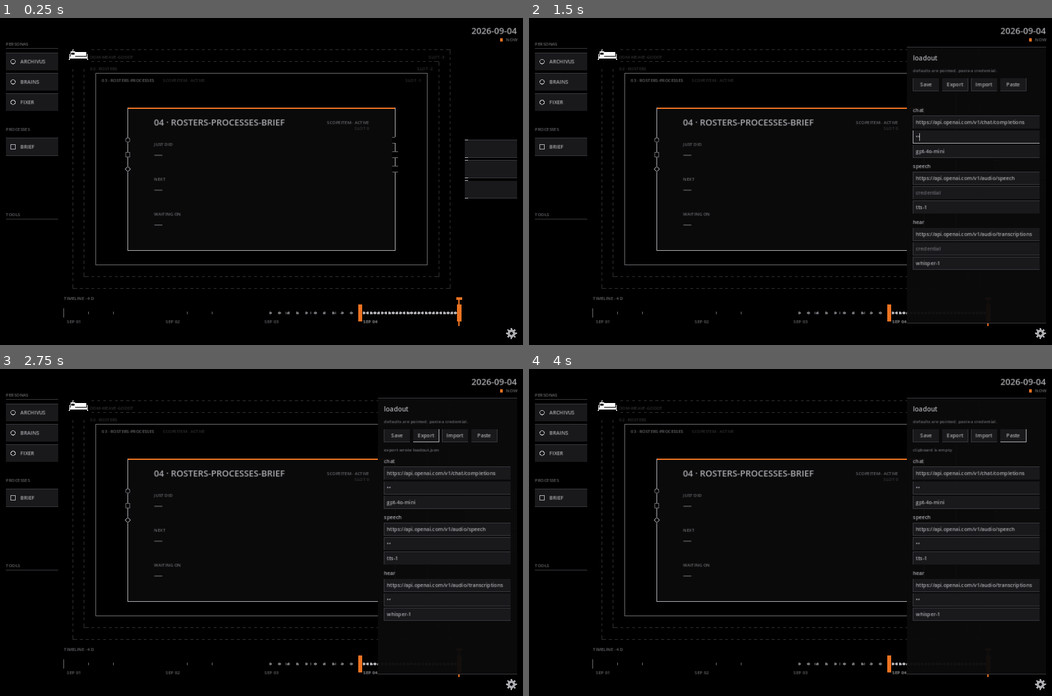
Above: before the commit, frames 1-4 (two rows, left to right).
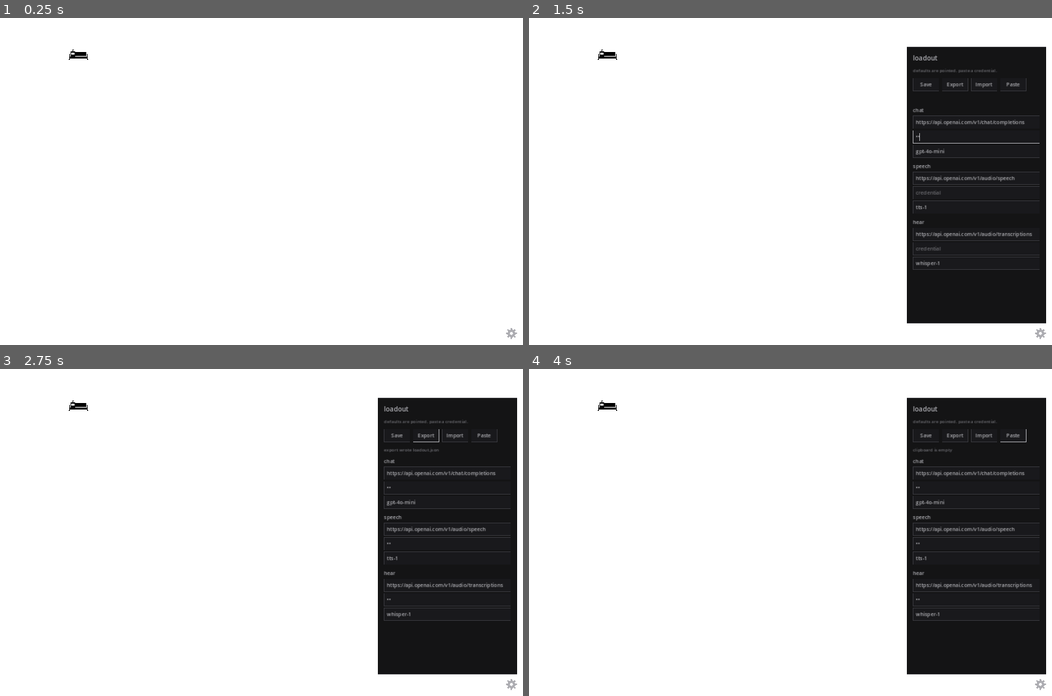
Above: after the commit, the same moments.

Repository: AutomatedPOS/loom-weave-godot
Game: Godot game, scene res://weave/Main.tscn
Two runs of this game, one before a commit and one after it. Both use one fixed random seed, a clock stepped at 60 frames per second and the inputs below.
Inputs (mouse positions are in pixels of both pictures, inside the frame that each line leads up to):
- Up to frame 1 (0.25 s): no input
- Up to frame 2 (1.5 s): click (1041, 331) at 0.5 s; click (978, 135) at 1.27 s; type "12" at 1.35 s
- Up to frame 3 (2.75 s): click (449, 542) at 1.5 s; type "12" at 1.58 s; click (449, 601) at 1.73 s; type "12" at 1.82 s; click "Export" at 2 s
- Up to frame 4 (4 s): click "Import" at 2.75 s; click "Paste" at 3.5 s

The runs differ from the first frame. In frame 1, 100% of the frame differs, in the area x 0-100%, y 0-100%; in frame 2, 77%; in frame 3, 77%; in frame 4, 77%.

Commit message:
Show one black bench on the white field.
Light-mode absence. No tap shell. Did not touch ACCENT.

Diff:
--- a/project.godot
+++ b/project.godot
@@ -4,7 +4,7 @@
 [application]
 
 config/name="loom-weave-godot"
-config/description="First weave. Monitor on a black backdrop. Gear opens the loadout."
+config/description="First weave. Monitor on a white field. Gear opens the loadout."
 run/main_scene="res://weave/Main.tscn"
 config/features=PackedStringArray("4.3")
 config/icon="res://icon.svg"
@@ -20,4 +20,4 @@
 [rendering]
 
 renderer/rendering_method="gl_compatibility"
-environment/defaults/default_clear_color=Color(0, 0, 0, 1)
+environment/defaults/default_clear_color=Color(1, 1, 1, 1)
--- a/weave/Canvas.gd
+++ b/weave/Canvas.gd
@@ -44,7 +44,6 @@
 var _scrub := NOW                  # days from the scale's start, or NOW
 var _bench_tex: Array[Texture2D] = []
 var _bench_fill := 1               # part-filled: one bot in, two holes
-var _bench_open := false
 
 # Geometry, rebuilt by _layout().
 var _field := Rect2()
@@ -57,7 +56,6 @@
 var _sockets: Dictionary = {}      # kind -> Vector2, on the seat's left edge
 var _timeline := Rect2()
 var _bench_rect := Rect2()
-var _work_rect := Rect2()
 
 # Pointer.
 var _press := Vector2.INF
@@ -152,14 +150,6 @@
 	return _bench_rect
 
 
-func work_rect() -> Rect2:
-	return _work_rect if _bench_open else Rect2()
-
-
-func bench_open() -> bool:
-	return _bench_open
-
-
 ## What is docked on the seat: kind -> name.
 func docked() -> Dictionary:
 	return _docked.get(seat_guid(), {}).duplicate()
@@ -184,10 +174,6 @@
 ## A tap at a point. Looks, never moves.
 func tap(point: Vector2) -> void:
 	if _bench_rect.has_point(point):
-		_bench_open = not _bench_open
-		queue_redraw()
-		return
-	if _bench_open and _work_rect.has_point(point):
 		return
 	var tile := _tile_at(point)
 	if not tile.is_empty():
@@ -461,16 +447,8 @@
 
 
 func _layout_bench() -> void:
-	# Upper-left of the field, left of the seat. Expands down into a
-	# small flowchart rect: the opened shell, not a second window.
 	var g := float(LoomTokens.GLYPH_TILE)
 	_bench_rect = Rect2(_field.position.x + LoomTokens.SPACE_2, _field.position.y + LoomTokens.SPACE_2, g, g)
-	_work_rect = Rect2(
-		_bench_rect.position.x,
-		_bench_rect.end.y + LoomTokens.SPACE_2,
-		LoomTokens.WORK_BOX_W,
-		LoomTokens.WORK_BOX_H
-	)
 
 
 func _load_bench_skins() -> void:
@@ -492,16 +470,7 @@
 	if _error != "":
 		draw_string(font, Vector2(LoomTokens.INSET, LoomTokens.INSET + LoomTokens.TEXT_MD), _error, HORIZONTAL_ALIGNMENT_LEFT, -1, LoomTokens.TEXT_MD, LoomTokens.DIM)
 		return
-	_draw_frames(font)
-	_draw_tiles(font)
-	_draw_seat(font)
-	_draw_docks(font)
-	_draw_rails(font)
-	_draw_ports()
-	_draw_clock(font)
-	_draw_timeline(font)
 	_draw_bench()
-	_draw_carry(font)
 
 
 ## Ancestors, outermost first. Only the innermost is one slot back and
@@ -674,21 +643,14 @@
 	draw_rect(Rect2(cx - LoomTokens.SPACE_2, tl.position.y - 2 * LoomTokens.SPACE_2, 2 * LoomTokens.SPACE_2, LoomTokens.SPACE_2), LoomTokens.ACCENT)
 
 
-## Locked inner skin (bible 4.3). Tap opens the process shell: a
-## flowchart rectangle, hairline only. Two verticals are the three
-## bays. No fill — black is absence; that absence is the work space.
+## One inner skin on the field. Light mode: black mark, white is absence.
 func _draw_bench() -> void:
-	if _bench_fill >= 0 and _bench_fill < _bench_tex.size() and _bench_tex[_bench_fill] != null:
-		draw_texture_rect(_bench_tex[_bench_fill], _bench_rect, false)
-	else:
-		_stroke(_bench_rect, LoomTokens.INK, LoomTokens.BORDER)
-	if not _bench_open:
-		return
-	_stroke(_work_rect, LoomTokens.INK, LoomTokens.BORDER)
-	var bay := _work_rect.size.x / 3.0
-	for i in range(1, 3):
-		var x := _work_rect.position.x + i * bay
-		draw_line(Vector2(x, _work_rect.position.y), Vector2(x, _work_rect.end.y), LoomTokens.INK, LoomTokens.BORDER)
+	if _bench_fill < 0 or _bench_fill >= _bench_tex.size():
+		return
+	var tex := _bench_tex[_bench_fill]
+	if tex == null:
+		return
+	draw_texture_rect(tex, _bench_rect, false)
 
 
 ## The chip in hand during a drag, and its leader back to where it came from.
--- a/weave/Main.gd
+++ b/weave/Main.gd
@@ -1,6 +1,6 @@
 extends Control
 
-## First screen. Black backdrop. The canvas is the read-only view;
+## First screen. White field. The canvas is the read-only view;
 ## the monitor stays in the scene, hidden, until the owner strikes it.
 ## Gear opens the loadout. Hands the interface Theme to every
 ## Control on the Interface layer. A CanvasLayer stops Theme
--- a/weave/canvas_smoke.gd
+++ b/weave/canvas_smoke.gd
@@ -162,27 +162,9 @@
 		_fail("canvas wrote a thread.json")
 		return
 
-	# Bench glyph: locked inner skin. Tap opens a hairline shell.
+	# Bench glyph: one 64 tile on the field. No shell.
 	if canvas.bench_rect().size != Vector2(LoomTokens.GLYPH_TILE, LoomTokens.GLYPH_TILE):
 		_fail("bench tile is not the bible 64: %s" % canvas.bench_rect())
-		return
-	if canvas.bench_open() or canvas.work_rect().size.x > 0:
-		_fail("bench shell starts open")
-		return
-	canvas.tap(canvas.bench_rect().get_center())
-	if not canvas.bench_open():
-		_fail("tap on the bench did not open the shell")
-		return
-	var work := canvas.work_rect()
-	if work.size != Vector2(LoomTokens.WORK_BOX_W, LoomTokens.WORK_BOX_H):
-		_fail("opened shell is not the work box: %s" % work)
-		return
-	if work.intersects(canvas.timeline_rect()):
-		_fail("work box overlaps the timeline")
-		return
-	canvas.tap(canvas.bench_rect().get_center())
-	if canvas.bench_open() or canvas.work_rect().size.x > 0:
-		_fail("second tap did not close the shell")
 		return
 
 	print("SMOKE canvas rails + seat + ports + timeline + tap + drag + bench")
--- a/weave/first_screen_smoke.gd
+++ b/weave/first_screen_smoke.gd
@@ -21,8 +21,8 @@
 		push_error("no Backdrop")
 		quit(1)
 		return
-	if backdrop.color != Color(0, 0, 0, 1):
-		push_error("backdrop is not black: %s" % backdrop.color)
+	if backdrop.color != Color(1, 1, 1, 1):
+		push_error("backdrop is not white: %s" % backdrop.color)
 		quit(1)
 		return
 
@@ -67,5 +67,5 @@
 		quit(1)
 		return
 
-	print("SMOKE first-screen black + canvas + gear")
+	print("SMOKE first-screen white + canvas + gear")
 	quit(0)
--- a/weave/theme/Tokens.gd
+++ b/weave/theme/Tokens.gd
@@ -6,7 +6,7 @@
 ## Nothing else in weave/ may spell out a colour, a size, or a font size.
 
 # --- colour, semantic -------------------------------------------------------
-const BACKDROP := Color(0, 0, 0, 1)
+const BACKDROP := Color(1, 1, 1, 1)
 const INK := Color(0.68, 0.68, 0.70, 1)
 const INK_HOVER := Color(0.78, 0.78, 0.80, 1)
 const DIM := Color(0.42, 0.42, 0.44, 1)
@@ -88,8 +88,6 @@
 const TILE_H := 40
 const TILE_MORE_W := 56    # the overflow tile
 const GLYPH_TILE := 64     # bible 4.3 inner-skin tile
-const WORK_BOX_W := 160    # opened process shell
-const WORK_BOX_H := 128
 const TIMELINE_H := 56     # the band along the bottom
 const TIMELINE_DAYS := 4   # days on the scale until zoom lands
 const HANDLE_W := 12       # the selected period's handles
Not shown, changed: export_presets.cfg
Binary file changed: weave/assets/glyphs/bench_0.png
Binary file changed: weave/assets/glyphs/bench_1.png
Binary file changed: weave/assets/glyphs/bench_2.png
Binary file changed: weave/assets/glyphs/bench_3.png
